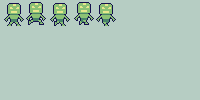
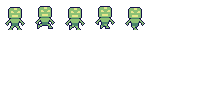
Layers edited between the first and the second w=200, h=100 image:
painted on "Pasted Layer" over bbox(4, 2, 145, 30)
hid "Layer", opacity 40% → 100% over bbox(0, 0, 200, 100)
